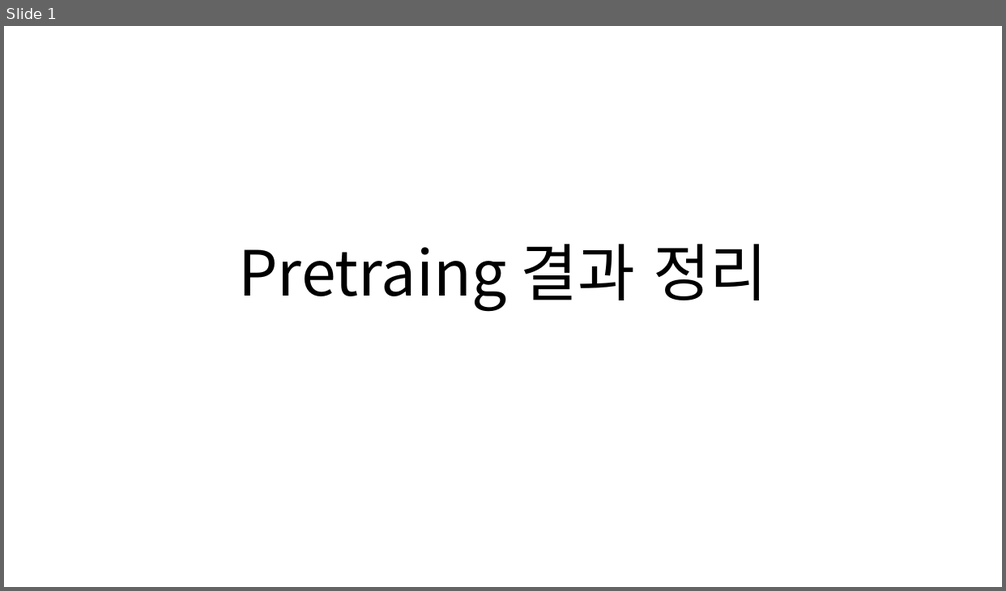
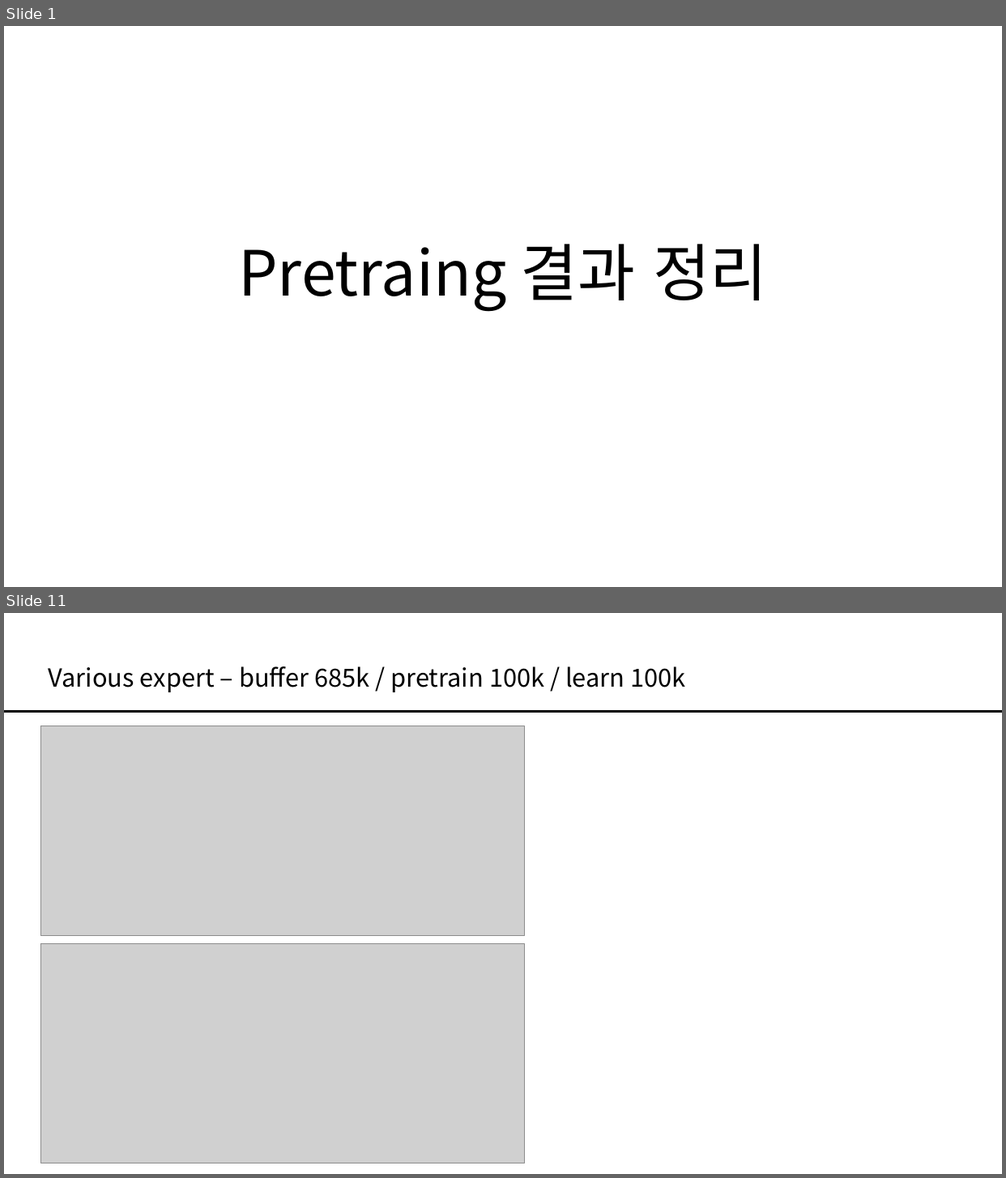
Before and after one commit to HAN2496/CarMakerResults, a slide deck: 1217Report_Pretrain정리/1217Report.pptx. Shown one above the other, each under a label of ours: slide 1 before the commit, slides 1 and 11 after it; the slides between them are not shown. The pictures are 1006x591 and 1006x1178 pixels, drawn with LibreOffice and Linux fonts; fonts in the diff are those of the drawing; grey boxes stand for pictures. Boxes give left, top, right and bottom in pixels: in the first picture for what was removed or moved away, otherwise in the second. Text is boxed around its words. In the diff, an @@ line names an element or a change of style, - is before the commit and + after.

```diff
--- a/1217Report_Pretrain정리/1217Report.pptx
+++ b/1217Report_Pretrain정리/1217Report.pptx
@@ slide 11 added at (x1=4, y1=613, x2=1002, y2=1174), background #FFFFFF @@
@@ title added at (x1=49, y1=666, x2=685, y2=692), 24 pt, text #000000 @@
+Various expert – buffer 685k / pretrain 100k / learn 100k
@@ line added from (4, 712) to (1002, 712), #000000 2.25 pt @@
@@ picture added at (x1=40, y1=726, x2=524, y2=935) @@
@@ picture added at (x1=40, y1=944, x2=524, y2=1163) @@
```
Also in this commit, not shown: 1 slide changed, 8 other slides added.
